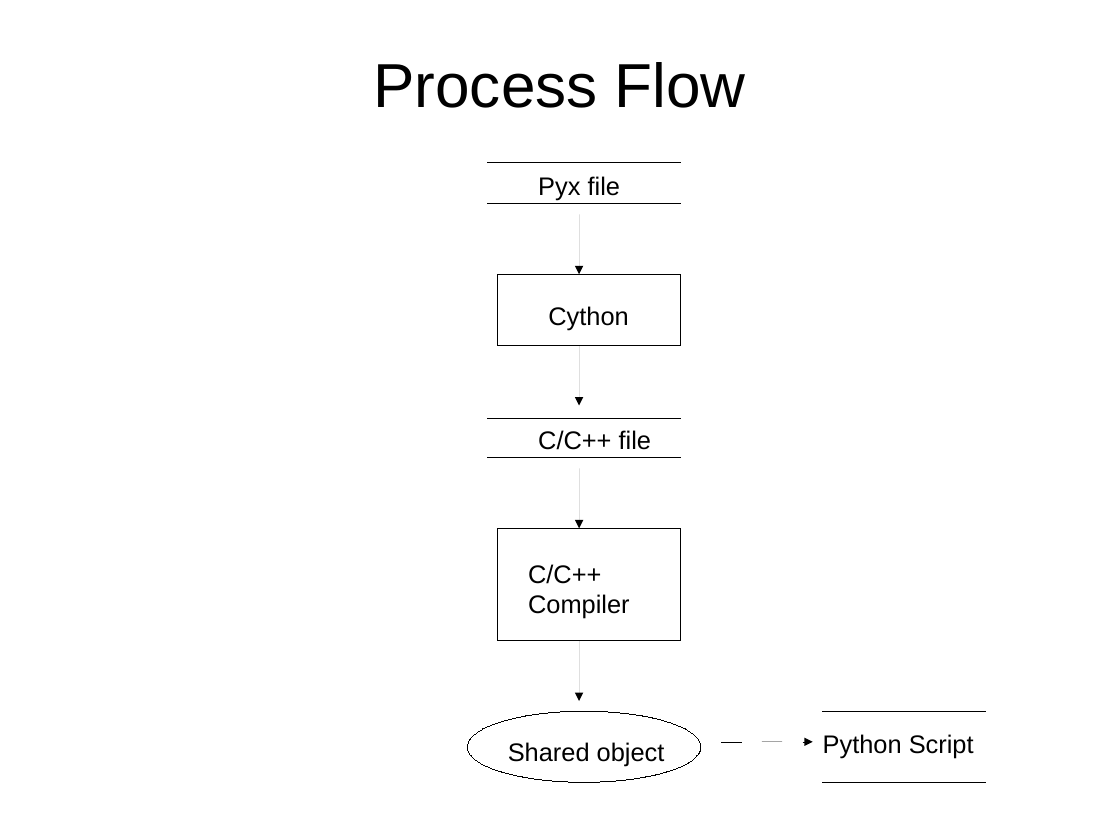
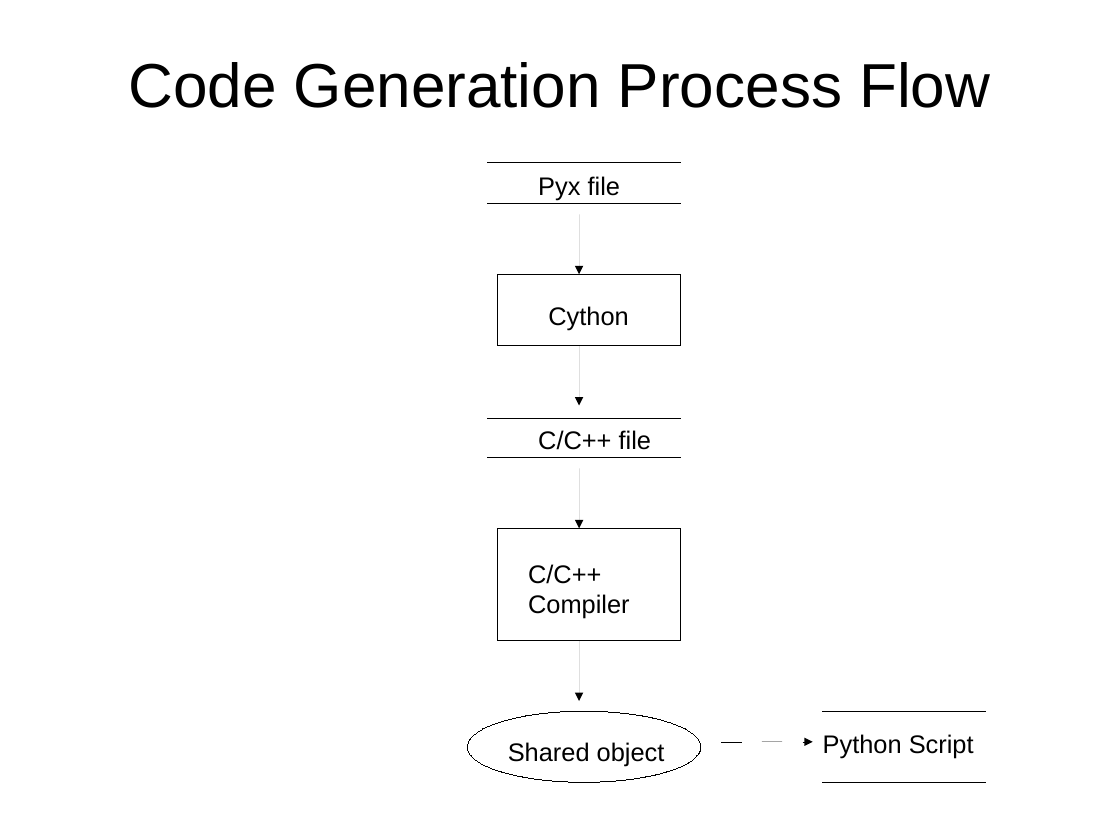
Before and after one commit to bmagill1250/757_Python_Users, a slide deck: slide 6 of April_2015/Cython_2015-04-08.odp (slide 4 before the commit). Drawn at 1120x840 pixels with LibreOffice and Linux fonts; fonts in the diff are those of the drawing. Boxes give left, top, right and bottom in pixels: in the first picture for what was removed or moved away, otherwise in the second. Text is boxed around its words. In the diff, an @@ line names an element or a change of style, - is before the commit and + after.

```diff
--- a/April_2015/Cython_2015-04-08.odp
+++ b/April_2015/Cython_2015-04-08.odp
@@ title at [128,62,990,108]: text changed @@
-Process Flow
+Code Generation Process Flow
```
Also in this commit, not shown: 5 other slides changed, 10 slides added, 4 slides removed, 18 other files.
